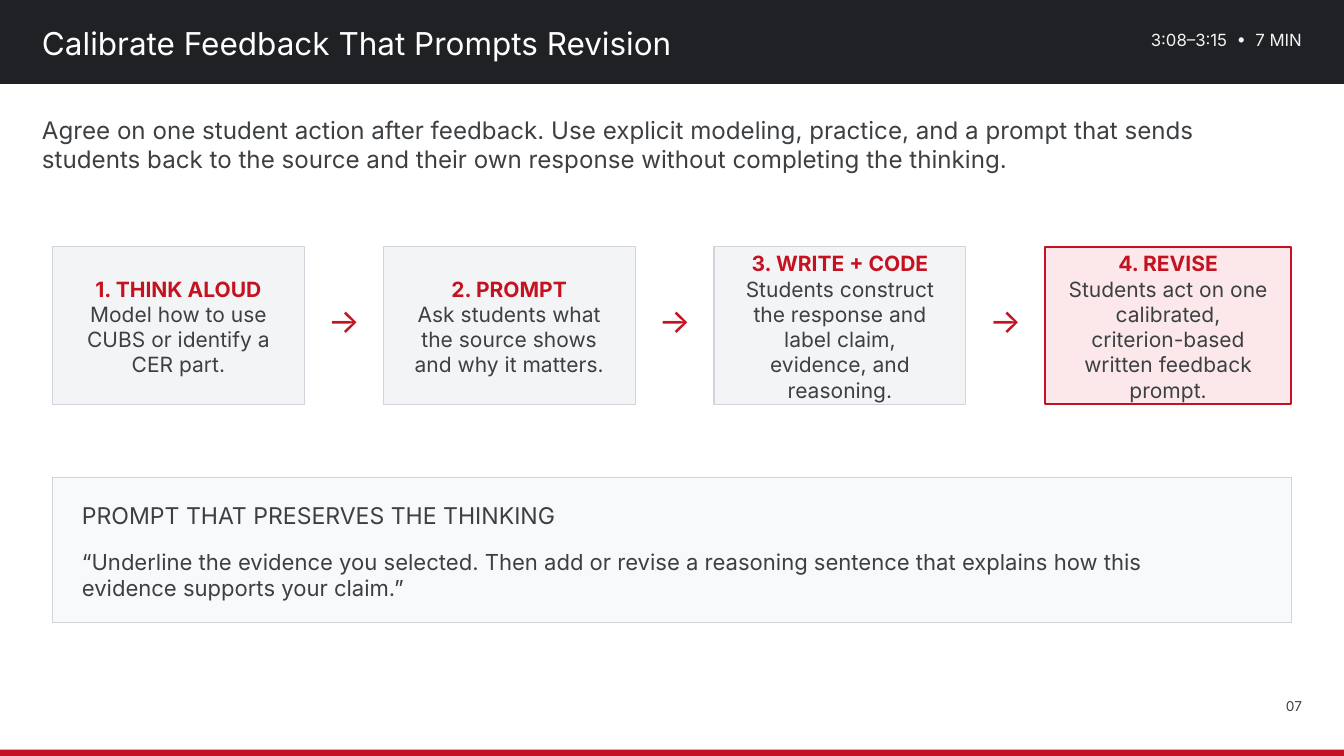
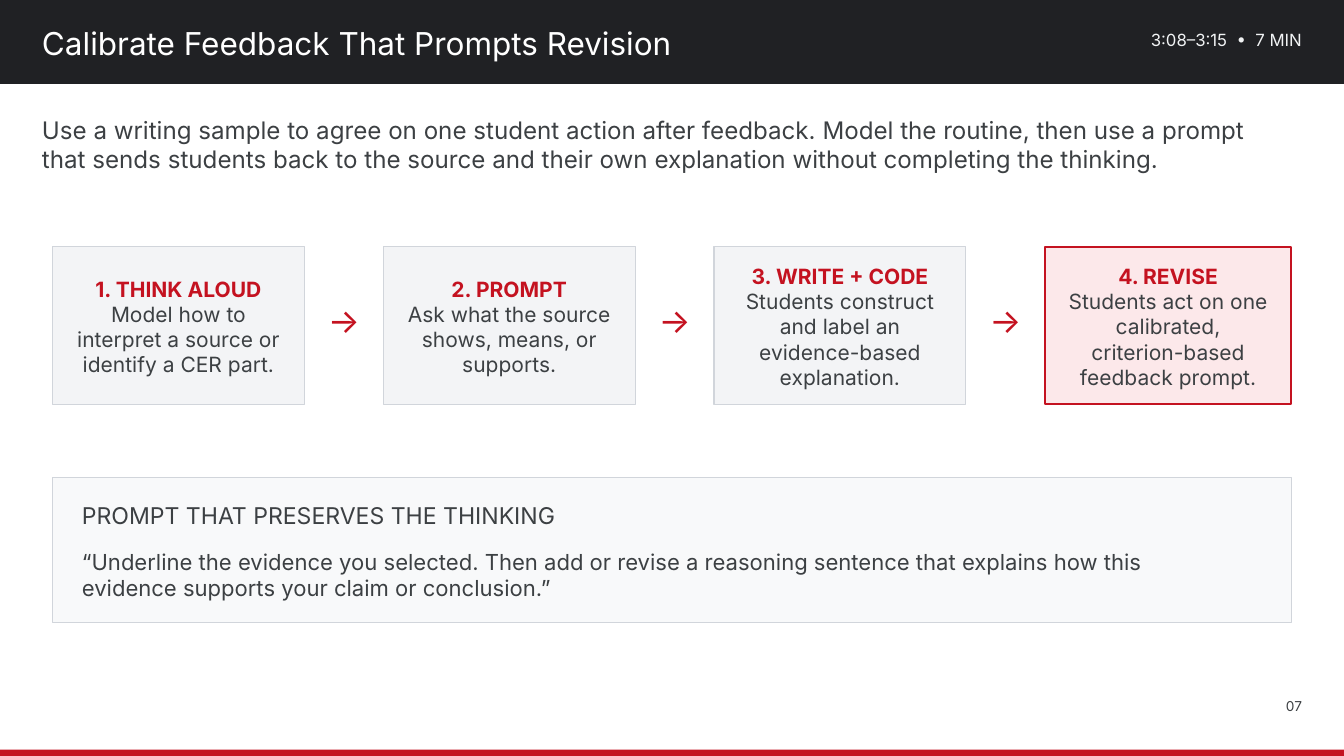
Before and after one commit to nbhs-science/nbhs-science, a slide deck: slide 7 of assets/plc/2026-10-28_Science_Department_PD_Strengthening_Science_Literacy.pptx. Drawn at 1344x756 pixels with LibreOffice and Linux fonts; fonts in the diff are those of the drawing. Boxes give left, top, right and bottom in pixels: in the first picture for what was removed or moved away, otherwise in the second. Text is boxed around its words. In the diff, an @@ line names an element or a change of style, - is before the commit and + after.

Commit message:
Finalize Oct. 28 Science Literacy PD materials
Update the all-science-course PD deck and one-page agenda; add the LIT-aligned reflection and next-steps sheet in printable and editable formats; include CUBS, color-coded CER, de-identified writing-sample analysis, and teacher strategy sharing.

```diff
--- a/assets/plc/2026-10-28_Science_Department_PD_Strengthening_Science_Literacy.pptx
+++ b/assets/plc/2026-10-28_Science_Department_PD_Strengthening_Science_Literacy.pptx
@@ text at (42,120,1244,173): text changed @@
-Agree on one student action after feedback. Use explicit modeling, practice, and a prompt that sends students back to the source and their own response without completing the thinking.
+Use a writing sample to agree on one student action after feedback. Model the routine, then use a prompt that sends students back to the source and their own explanation without completing the thinking.
@@ text at (746,293,934,390): text changed @@
-Students construct the response and label claim, evidence, and reasoning.
+Students construct and label an evidence-based explanation.
@@ text at (1069,293,1267,390): text changed @@
-Students act on one calibrated, criterion-based written feedback prompt.
+Students act on one calibrated, criterion-based feedback prompt.
@@ text at (77,306,280,377): text changed @@
-Model how to use CUBS or identify a CER part.
+Model how to interpret a source or identify a CER part.
@@ text at (408,306,610,377): text changed @@
-Ask students what the source shows and why it matters.
+Ask what the source shows, means, or supports.
@@ text at (82,553,1141,601): text changed @@
-“Underline the evidence you selected. Then add or revise a reasoning sentence that explains how this evidence supports your claim.”
+“Underline the evidence you selected. Then add or revise a reasoning sentence that explains how this evidence supports your claim or conclusion.”
```
Also in this commit, not shown: 8 other slides changed, 3 other files.
